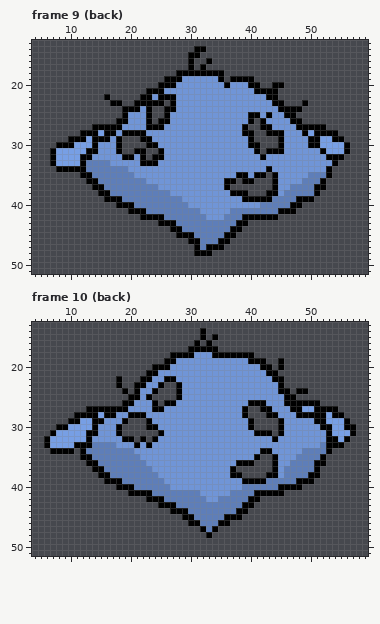
Two versions of one pixel-art file, Aseprites/Characters/Overworld/NPCs/Blobfish.aseprite. That is the earlier state.
64x64 pixels, 12 frames. Shown: frame 9 (back): x 4..59, y 13..51; frame 10 (back): x 4..59, y 13..51. The old version is drawn lined up with the new one. The commit also changed other frames, which this record leaves out.
After the commit:
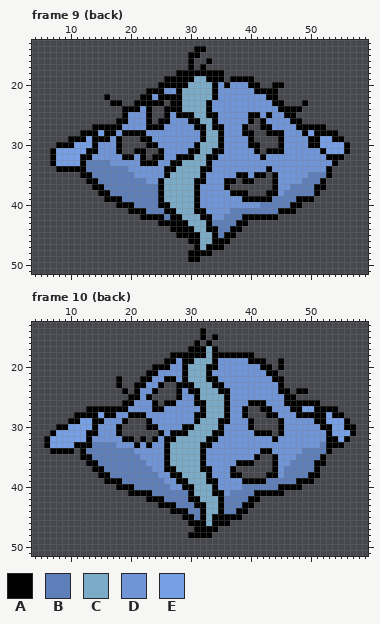
Palette (. is transparent): A #000000  B #5e7eb9  C #7babc6  D #7095d7  E #779fe5
Changes in this commit:
whole drawing moved by +0,-9 (the old picture is shown already moved)
--- frame 9 (back)
@@ x 23..37 @@
 18 .....AAAAAAAA..
-19 ...AAADDDDDDA.A
-20 ..AAADDDDDDDDAD
-21 AAADDDDDDDDDDDD
-22 ADAAADDDDDDDDDD
-23 AAA.ADDDDDDDDDD
-24 A..AADDDDDDDDDD
-25 A..ADDDDDDDDDDD
-26 A.AADDDDDDDDDDD
-27 AAADDDDDDDDDDDD
-28 DDDDDDDDDDDDDDD
-29 ADDDDDDDDDDDDDD
-30 AADDDDDDDDDDDDD
-31 ..ADDDDDDDDDDDD
-32 .AADDDDDDDDDDDD
-33 AADDDDDDDDDDDDD
-34 DDDDDDDDDDDDDDD
-35 DDDDDDDDDDDDDDD
-36 DDDDDDDDDDDDDAA
-37 BBDDDDDDDDDDDA.
-38 BBBBDDDDDDDDDDA
-39 BBBBBBDDDDDDDDD
-40 BBBBBBBDDDDDDDD
-41 BBBBBBBBBDDDDDB
-42 AAABBBBBBBDDDBB
-43 ..AAABBBBBBBBBB
-44 ....AABBBBBBBBA
-45 .....AAABBBBBAA
-46 .......AABBBAA.
-47 ........ABAAA..
-48 ........AAA....
-49 ...............
+19 ...AAAAACCAAA.A
+20 ..AAAAACCCCADAD
+21 AAADDACCCCCADDD
+22 ADAAAACCCCCADDD
+23 AAA.AACCCCADDDD
+24 A..AAACCCCADDDD
+25 A..ADAAACCAADDD
+26 A.AADDDAACCADDD
+27 AAADDDDDAACAADD
+28 DDDDDDDDDACCADD
+29 ADDDDDDDDACCADD
+30 AADDDDDDACCCADD
+31 ..ADDDDAACCAADD
+32 .AADDAAACCAADDD
+33 AADDAACCCCADDDD
+34 DDDAACCCCAADDDD
+35 DDDACCCCCADDDDD
+36 DDACCCCCAADDDAA
+37 BBACCCCCADDDDA.
+38 BBACCCCCADDDDDA
+39 BBACCCCCADDDDDD
+40 BBAACCCCADDDDDD
+41 BBBAACCCAADDDDB
+42 AAABAACCCAADDBB
+43 ..AAAAACCCABBBB
+44 ....AAAACCAABBA
+45 .....AAAACCABAA
+46 .......AACCAAA.
+47 ........ACAAA..
+48 .......AAAA....
+49 .......AA......
 50 ...............
--- frame 10 (back)
@@ x 24..38 @@
 16 .......A.A.....
-17 ......AAAAA....
-18 ...AAAADDDAAAAA
-19 ..AADDDDDDDDDDD
-20 AAADDDDDDDDDDDD
-21 ADDDDDDDDDDDDDD
-22 DDAADDDDDDDDDDD
-23 DA..ADDDDDDDDDD
-24 A...ADDDDDDDDDD
-25 ....ADDDDDDDDDD
-26 A.AADDDDDDDDDDD
-27 AADDDDDDDDDDDDD
-28 DDDDDDDDDDDDDDD
-29 DDDDDDDDDDDDDDD
-30 ADDDDDDDDDDDDDD
-31 .ADDDDDDDDDDDDD
-32 ADDDDDDDDDDDDDD
-33 DDDDDDDDDDDDDDD
-34 DDDDDDDDDDDDDDD
-35 DDDDDDDDDDDDDDD
-36 DDDDDDDDDDDDDDA
-37 DDDDDDDDDDDDDA.
-38 BDDDDDDDDDDDDAA
-39 BBDDDDDDDDDDDDD
-40 BBBDDDDDDDDDDDD
-41 BBBBBBBBDDDDDBB
-42 AABBBBBBBDDBBBB
-43 .AAABBBBBBBBBBB
-44 ...AAABBBBBBBBA
-45 .....AABBBBBAAA
-46 ......AABBBAA..
-47 ........ABA....
-48 .........A.....
+17 ......AAACA....
+18 ...AAAAAACAAAAA
+19 ..AADAACCCADDDD
+20 AAADDACCCAADDDD
+21 ADDDDACCCADDDDD
+22 DDAADACCCAADDDD
+23 DA..AAACCCAADDD
+24 A...ADAACCCAADD
+25 ....ADDACCCCADD
+26 A.AADDDAACCCADD
+27 AADDDDDDACCCADD
+28 DDDDDDDAACCCADD
+29 DDDDDDDACCCAADD
+30 ADDDDAACCCCADDD
+31 .ADAAACCCCAADDD
+32 ADAACCCCCAADDDD
+33 DDACCCCCAADDDDD
+34 DDACCCCCADDDDDD
+35 DDACCCCCADDDDDD
+36 DDACCCCCADDDDDA
+37 DDAACCCCAADDDA.
+38 BDDAACCCCADDDAA
+39 BBDDAACCCAADDDD
+40 BBBDDAACCCADDDD
+41 BBBBBBACCCAADBB
+42 AABBBBAACCCABBB
+43 .AAABBBAACCABBB
+44 ...AAABBACCABBA
+45 .....AABACAAAAA
+46 ......AAACAAA..
+47 .......AAAA....
+48 ......AAAA.....
 49 ...............
